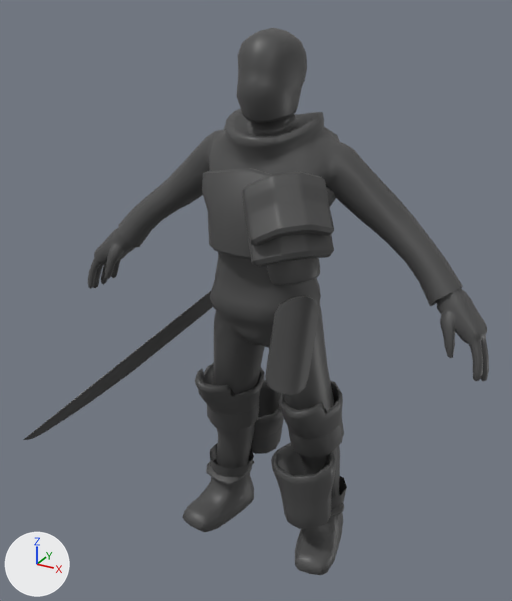
The FBX model Assets/Animations/Character/Grapple Poses/ANIM_Character_GrapplePose_Down.fbx, before and after one commit.
Both versions are drawn from a camera (50 mm lens) standing at (1.02, -1.966, 1.94) and looking at (-0.043, -0.032, 0.973). Arrows for +X, +Y and +Z are at lower left; the lights stay in place. Where no turn or scale is listed for an object, it has been applied to the vertices.

In view in the first picture: 'Bicep_Strap', 'Chest_Armour', 'Left_Shoulder_Pad_Lower', 'Left_Shoulder_Pad_Upper', 'Leg_Guards_KneePad', 'character_mesh', 'pCube3', 'polySurface3', 'polySurface5', 'polySurface6'.
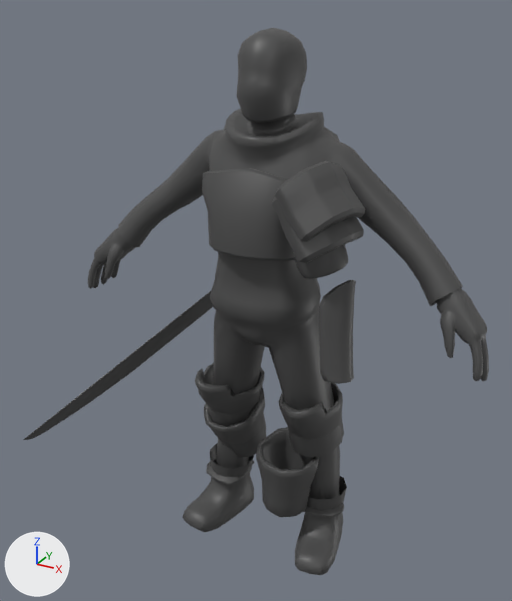
The edits, one by one:
Object 'Left_Shoulder_Pad_Lower' (ob_left_shoulder_pad_lower) moves from (3.531, 26.29, 4.888) to (4.792, 26.6, 3.454).
Object 'Left_Shoulder_Pad_Lower' (ob_left_shoulder_pad_lower) turns from (43, -36, -50) to (21, -15, -35) degrees about x, y and z.
Object 'Bicep_Strap' (ob_bicep_strap) moves from (3.516, 23.74, 4.108) to (4.655, 24.03, 2.736).
Object 'polySurface6' (ob_polysurface6) moves from (-3.038, -0.0968, -3.325) to (-2.847, 1.846, 0.375).
Object 'polySurface6' (ob_polysurface6) turns from (9.6, -15, -2.8) to (23, -21, 0.1) degrees about x, y and z.
Object 'polySurface3' (ob_polysurface3) moves from (-5.757, -4.228, 6.071) to (-3.474, -3.763, 3.933).
Object 'polySurface3' (ob_polysurface3) turns from (42, -37, -53) to (19, -17, -36) degrees about x, y and z.
Object 'Left_Shoulder_Pad_Upper' (ob_left_shoulder_pad_upper) moves from (3.676, 27.26, 5.242) to (4.995, 27.58, 3.711).
Object 'Left_Shoulder_Pad_Upper' (ob_left_shoulder_pad_upper) turns from (43, -36, -50) to (21, -15, -35) degrees about x, y and z.
Object 'polySurface5' (ob_polysurface5) moves from (3.58, -0.00806, 2.692) to (1.81, -0.103, 2.2).
Object 'polySurface5' (ob_polysurface5) turns from (-1.9, -6, 1.1) to (-0.3, 2.1, -8.3) degrees about x, y and z.

What differs and where, as boxes [x1, y1, x2, y2] in the pictures (512 x 601 px):
'polySurface3', moved, turned
    before: [265, 295, 319, 395]
    after: [319, 280, 356, 384]
'Left_Shoulder_Pad_Upper', moved, turned
    before: [242, 172, 334, 246]
    after: [275, 161, 365, 241]
'polySurface5', moved, turned
    before: [271, 442, 336, 529]
    after: [256, 427, 319, 517]
'Left_Shoulder_Pad_Lower', moved, turned
    before: [242, 201, 334, 267]
    after: [271, 197, 364, 263]
'polySurface6', moved, turned
    before: [251, 380, 284, 454]
    after: [204, 386, 267, 458]
'Bicep_Strap', moved
    before: [267, 258, 320, 285]
    after: [293, 244, 348, 279]
